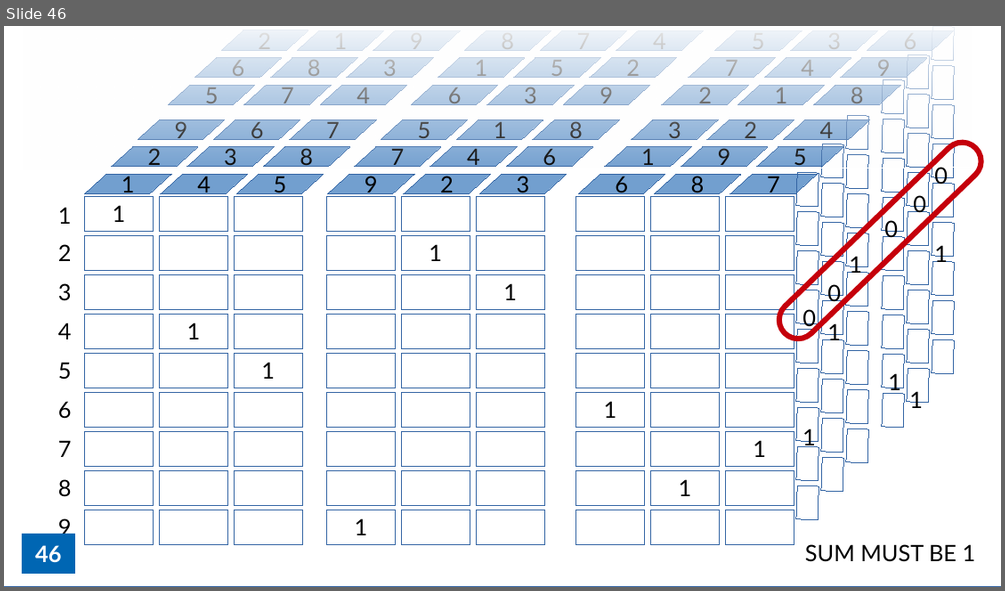
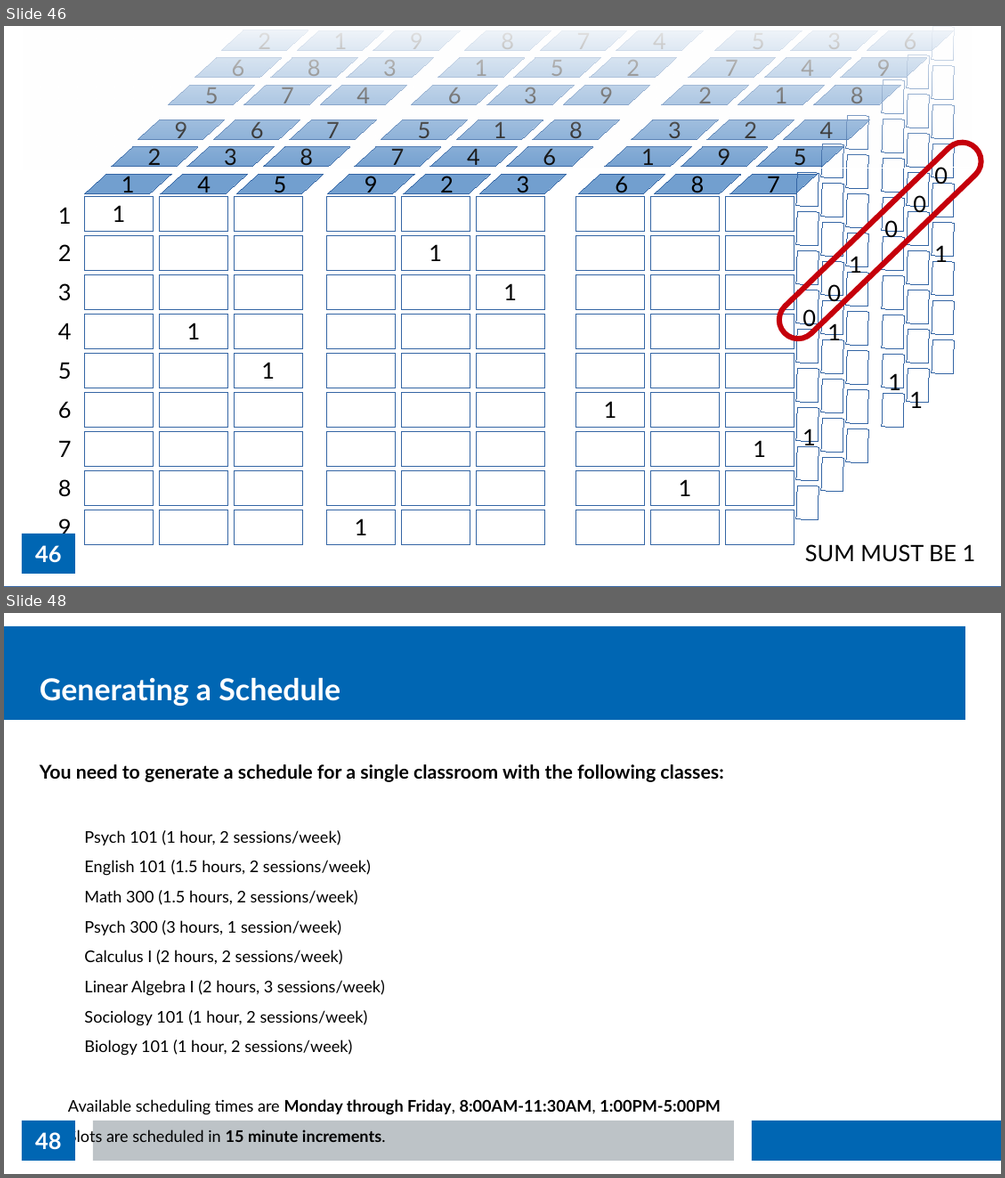
Before and after one commit to thomasnield/kotlin_data_science_talk_ChicagoJUG, a slide deck: kotlin_data_science_talk_chijug_slides.odp. Shown one above the other, each under a label of ours: slide 46 before the commit, slides 46 and 48 after it; the slides between them are not shown. The pictures are 1005x591 and 1005x1178 pixels, drawn with LibreOffice and Linux fonts; fonts in the diff are those of the drawing. Boxes give left, top, right and bottom in pixels: in the first picture for what was removed or moved away, otherwise in the second. Text is boxed around its words. In the diff, an @@ line names an element or a change of style, - is before the commit and + after.

```diff
--- a/kotlin_data_science_talk_chijug_slides.odp
+++ b/kotlin_data_science_talk_chijug_slides.odp
@@ slide 48 added at (4,613,1001,1174), background #FFFFFF; not listed: 1 template element that a slide beside it also shows @@
@@ title added at (40,677,340,706), 24 pt, text #FFFFFF, bold @@
+Generating a Schedule
@@ text added at (40,764,723,1115), 12.8 pt, text #000000 @@
+You need to generate a schedule for a single classroom with the following classes:
+  Psych 101 (1 hour, 2 sessions/week)
+  English 101 (1.5 hours, 2 sessions/week)
+  Math 300 (1.5 hours, 2 sessions/week)
+  Psych 300 (3 hours, 1 session/week)
+  Calculus I (2 hours, 2 sessions/week)
+  Linear Algebra I (2 hours, 3 sessions/week)
+  Sociology 101 (1 hour, 2 sessions/week)
+  Biology 101 (1 hour, 2 sessions/week)
+  Available scheduling times are Monday through Friday, 8:00AM-11:30AM, 1:00PM-5:00PM
+  Slots are scheduled in 15 minute increments.
@@ page number added at (22,1120,75,1160), fill #0066B3, 18 pt, text #FFFFFF, bold @@
+48
@@ rectangle added at (93,1120,734,1160), fill #BDC3C7 @@
@@ rectangle added at (752,1120,1001,1160), fill #0066B3 @@
```
Also in this commit, not shown: 2 slides changed, 5 other slides added.
